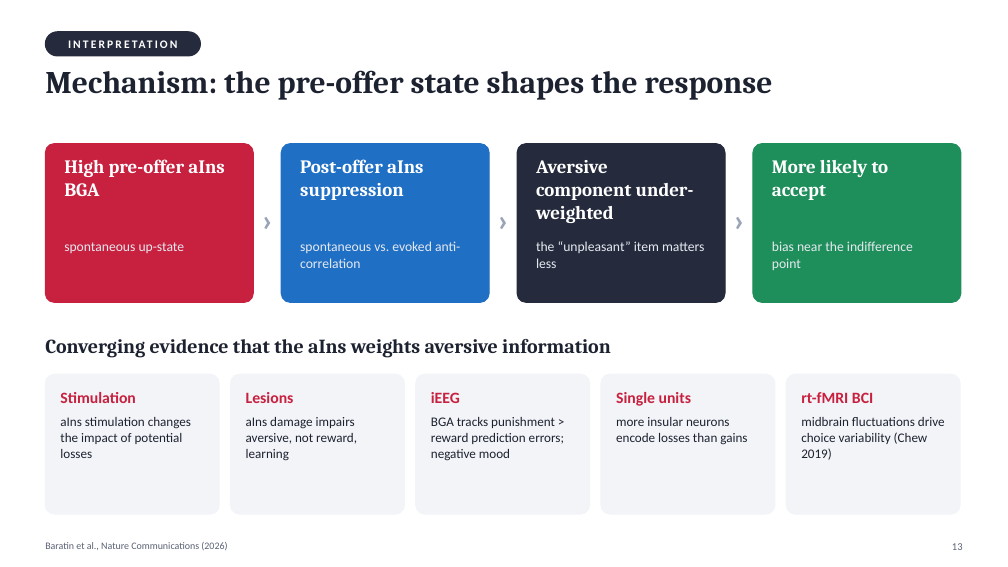
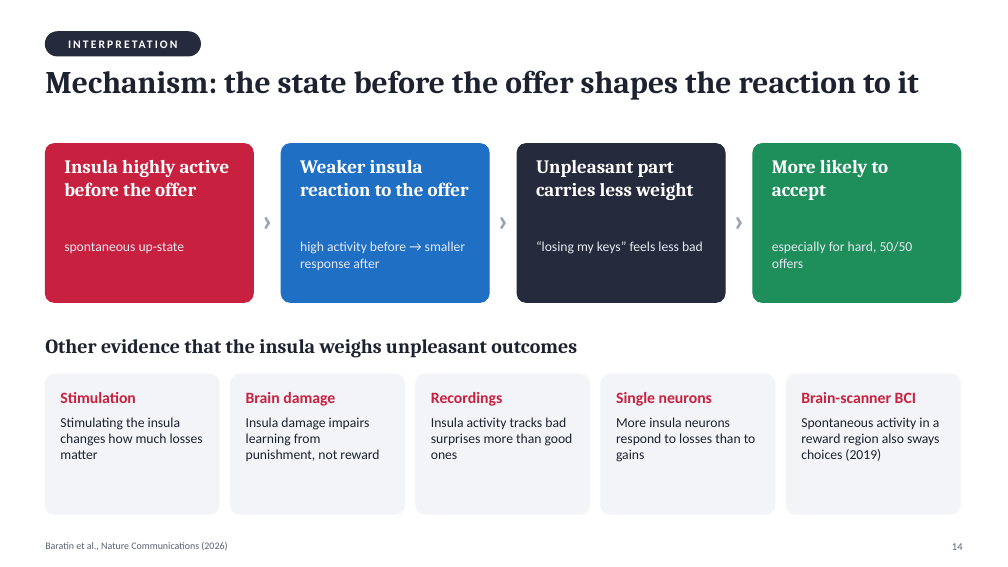
Before and after one commit to khoatranrb/DOC, a slide deck: slide 14 of Baratin2026_presentation/Baratin2026_ClosedLoop_aIns_presentation.pptx (slide 13 before the commit). Drawn at 1008x567 pixels with LibreOffice and Linux fonts; fonts in the diff are those of the drawing. Boxes give left, top, right and bottom in pixels: in the first picture for what was removed or moved away, otherwise in the second. Text is boxed around its words. In the diff, an @@ line names an element or a change of style, - is before the commit and + after.

```diff
--- a/Baratin2026_presentation/Baratin2026_ClosedLoop_aIns_presentation.pptx
+++ b/Baratin2026_presentation/Baratin2026_ClosedLoop_aIns_presentation.pptx
@@ text at bbox=[45, 70, 919, 100]: text changed @@
-Mechanism: the pre-offer state shapes the response
+Mechanism: the state before the offer shapes the reaction to it
@@ text at bbox=[64, 160, 230, 196]: text changed @@
-High pre-offer aIns BGA
+Insula highly active before the offer
@@ text at bbox=[300, 160, 469, 196]: text changed @@
-Post-offer aIns suppression
+Weaker insula reaction to the offer
@@ text at bbox=[536, 160, 693, 200]: text changed @@
-Aversive component under-weighted
+Unpleasant part carries less weight
@@ text at bbox=[300, 241, 466, 270]: text changed @@
-spontaneous vs. evoked anti-correlation
+high activity before → smaller response after
@@ text at bbox=[536, 241, 703, 254]: text changed @@
-the “unpleasant” item matters less
+“losing my keys” feels less bad
@@ text at bbox=[772, 241, 913, 268]: text changed @@
-bias near the indifference point
+especially for hard, 50/50 offers
@@ text at bbox=[45, 339, 577, 358]: text changed @@
-Converging evidence that the aIns weights aversive information
+Other evidence that the insula weighs unpleasant outcomes
@@ text at bbox=[60, 417, 203, 459]: text changed; size 12.5 to 13 pt @@
-aIns stimulation changes the impact of potential losses
+Stimulating the insula changes how much losses matter
@@ text at bbox=[246, 417, 379, 461]: text changed; size 12.5 to 13 pt @@
-aIns damage impairs aversive, not reward, learning
+Insula damage impairs learning from punishment, not reward
@@ text at bbox=[246, 392, 335, 406]: text changed @@
-Lesions
+Brain damage
@@ text at bbox=[431, 392, 502, 406]: text changed @@
-iEEG
+Recordings
@@ text at bbox=[431, 417, 573, 459]: text changed; size 12.5 to 13 pt @@
-BGA tracks punishment > reward prediction errors; negative mood
+Insula activity tracks bad surprises more than good ones
@@ text at bbox=[616, 417, 756, 462]: text changed; size 12.5 to 13 pt @@
-more insular neurons encode losses than gains
+More insula neurons respond to losses than to gains
@@ text at bbox=[616, 392, 712, 406]: text changed @@
-Single units
+Single neurons
@@ text at bbox=[801, 392, 916, 403]: text changed @@
-rt-fMRI BCI
+Brain-scanner BCI
@@ text at bbox=[801, 417, 940, 461]: text changed; size 12.5 to 13 pt @@
-midbrain fluctuations drive choice variability (Chew 2019)
+Spontaneous activity in a reward region also sways choices (2019)
@@ text at bbox=[952, 543, 963, 550]: text changed @@
-13
+14
```
Also in this commit, not shown: 14 other slides changed, 2 slides added, 1 slide removed, 1 other file.
